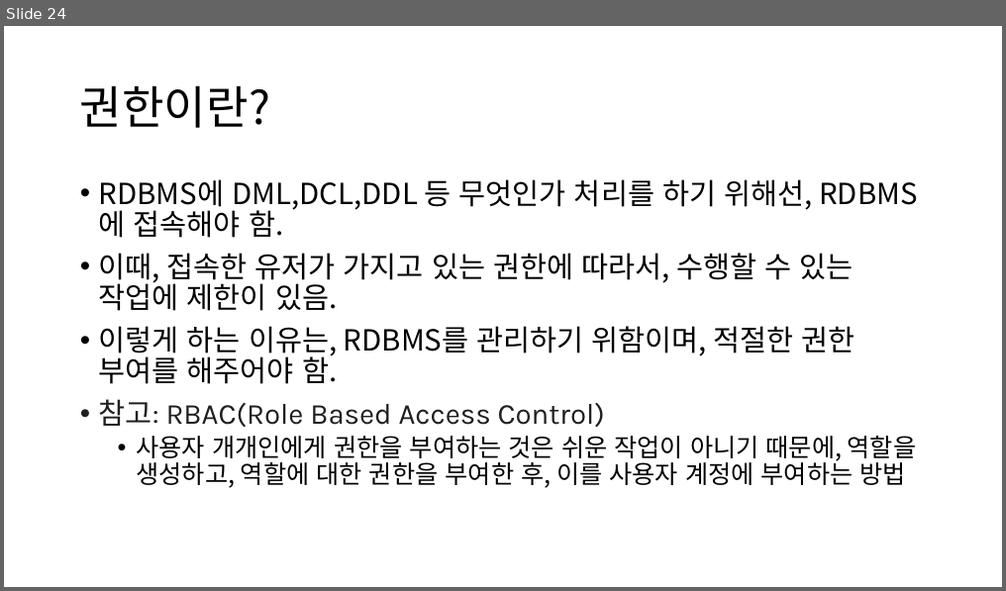
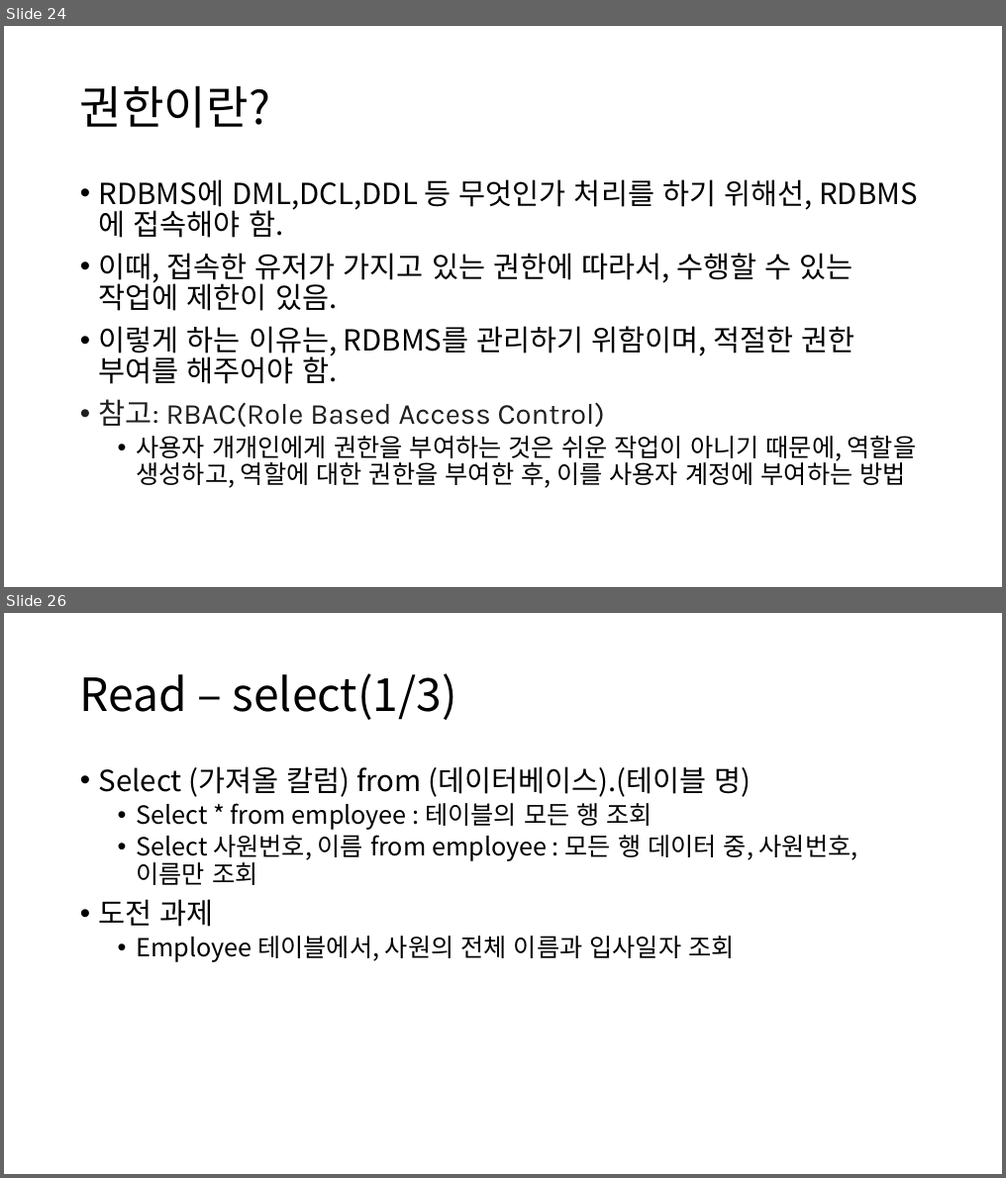
Before and after one commit to Baskervir/simcoding_jm, a slide deck: hy/수업자료/9주차 SQL/SQL.pptx. Shown one above the other, each under a label of ours: slide 24 before the commit, slides 24 and 26 after it; the slides between them are not shown. The pictures are 1006x591 and 1006x1178 pixels, drawn with LibreOffice and Linux fonts; fonts in the diff are those of the drawing. Boxes give left, top, right and bottom in pixels: in the first picture for what was removed or moved away, otherwise in the second. Text is boxed around its words. In the diff, an @@ line names an element or a change of style, - is before the commit and + after.

```diff
--- a/hy/수업자료/9주차 SQL/SQL.pptx
+++ b/hy/수업자료/9주차 SQL/SQL.pptx
@@ slide 26 added at (4, 613, 1002, 1174), background #FFFFFF @@
@@ title added at (80, 673, 457, 720), 44 pt, text #000000 @@
+Read – select(1/3)
@@ text added at (99, 766, 858, 962), 24 pt, text #000000 @@
+• Select (가져올 칼럼) from (데이터베이스).(테이블 명)
+  • Select * from employee : 테이블의 모든 행 조회
+  • Select 사원번호, 이름 from employee : 모든 행 데이터 중, 사원번호, 이름만 조회
+• 도전 과제
+  • Employee 테이블에서, 사원의 전체 이름과 입사일자 조회
```
Also in this commit, not shown: 12 other slides added, 1 other file.
